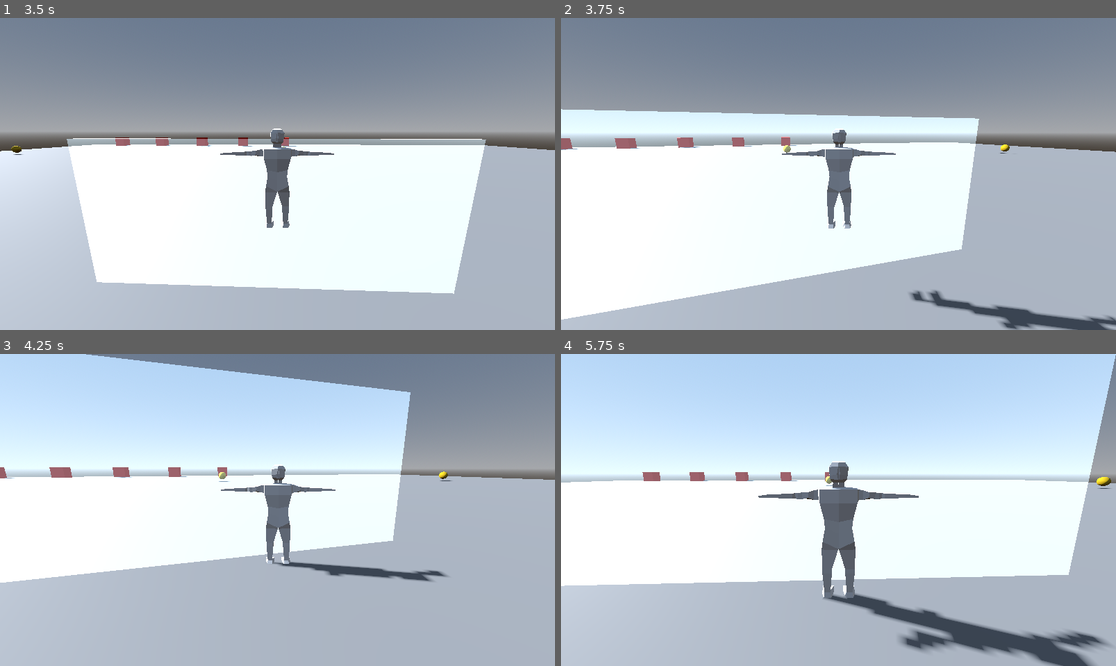
Above: before the commit, frames 1-4 (two rows, left to right).
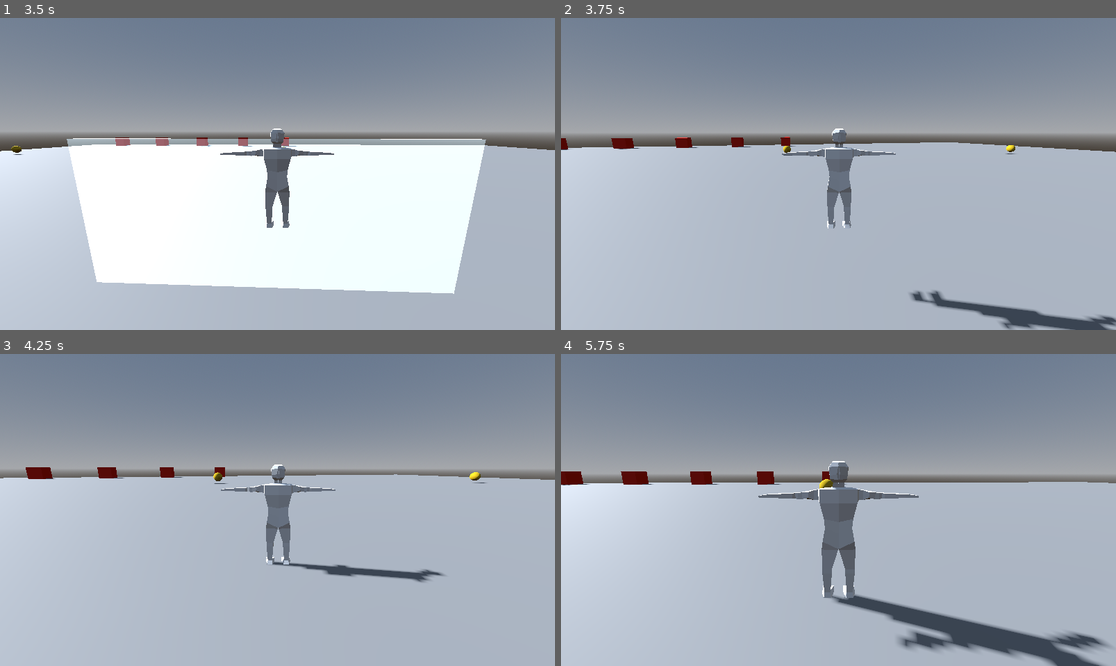
Above: after the commit, the same moments.

Repository: kenjan35/Mons-Hunt
Game: Godot game, scene res://scenes/main.tscn
The game is run twice, just before and just after one commit, with the same random seed, the same clock (stepped at 60 frames per second) and the same inputs.
Inputs (mouse positions are in pixels of both pictures, inside the frame that each line leads up to):
- Up to frame 1 (3.5 s): move the mouse to (305, 174) at 0.52 s; hold Up (move_forward) from 0.53 s (still down); tap E (interact) at 0.6 s; tap Space (jump) at 0.77, 1.52, 3.02 s; move the mouse to (249, 174) at 1.27 s; tap Shift (run) at 1.35 s; move the mouse to (288, 167) at 2.02 s; hold Mouse wheel up (zoom_in) 2.03-2.78 s; tap Enter at 2.75 s; move the mouse to (271, 180) at 2.77 s; tap Mouse wheel down (zoom_out) at 2.85 s
- Up to frame 2 (3.75 s): keep holding Up (move_forward); move the mouse to (877, 177) at 3.52 s; tap E (interact) at 3.6 s
- Up to frame 3 (4.25 s): keep holding Up (move_forward); tap Space (jump) at 3.77 s
- Up to frame 4 (5.75 s): keep holding Up (move_forward); move the mouse to (794, 506) at 4.27 s; tap Shift (run) at 4.35 s; tap Space (jump) at 4.52 s; move the mouse to (844, 510) at 5.02 s; hold Mouse wheel up (zoom_in) from 5.03 s (still down)

Frame 1 is identical in both runs. In frame 2, 39% of the frame differs, in the area x 0-100%, y 29-100%; in frame 3, 44%; in frame 4, 68%, in the area x 0-100%, y 0-100%.

Commit message:
update: add the area3d to detect interactive object in front of player

Diff:
--- a/cacahuete/scenes/test_player.tscn
+++ b/cacahuete/scenes/test_player.tscn
@@ -8,6 +8,9 @@
 radius = 0.25390625
 
 [sub_resource type="SphereShape3D" id="SphereShape3D_22uif"]
+
+[sub_resource type="BoxShape3D" id="BoxShape3D_22uif"]
+size = Vector3(0.7, 1.09, 0.8)
 
 [node name="testPlayer" type="CharacterBody3D" unique_id=2139135099]
 collision_mask = 24
@@ -31,3 +34,14 @@
 
 [node name="model" parent="character_pivot" unique_id=1782194656 instance=ExtResource("1_e7mys")]
 transform = Transform3D(-0.5, 0, -4.371139e-08, 0, 0.5, 0, 4.371139e-08, 0, -0.5, 0.054456234, 0, -0.05124736)
+
+[node name="Area3D" type="Area3D" parent="character_pivot" unique_id=1080320996]
+transform = Transform3D(1, 0, 0, 0, 1, 0, 0, 0, 1, 0, 1.0548185, -1.0751343)
+collision_layer = 0
+collision_mask = 16
+
+[node name="CollisionShape3D" type="CollisionShape3D" parent="character_pivot/Area3D" unique_id=291307542]
+shape = SubResource("BoxShape3D_22uif")
+
+[connection signal="body_entered" from="character_pivot/Area3D" to="." method="_on_area_3d_body_entered"]
+[connection signal="body_exited" from="character_pivot/Area3D" to="." method="_on_area_3d_body_exited"]
